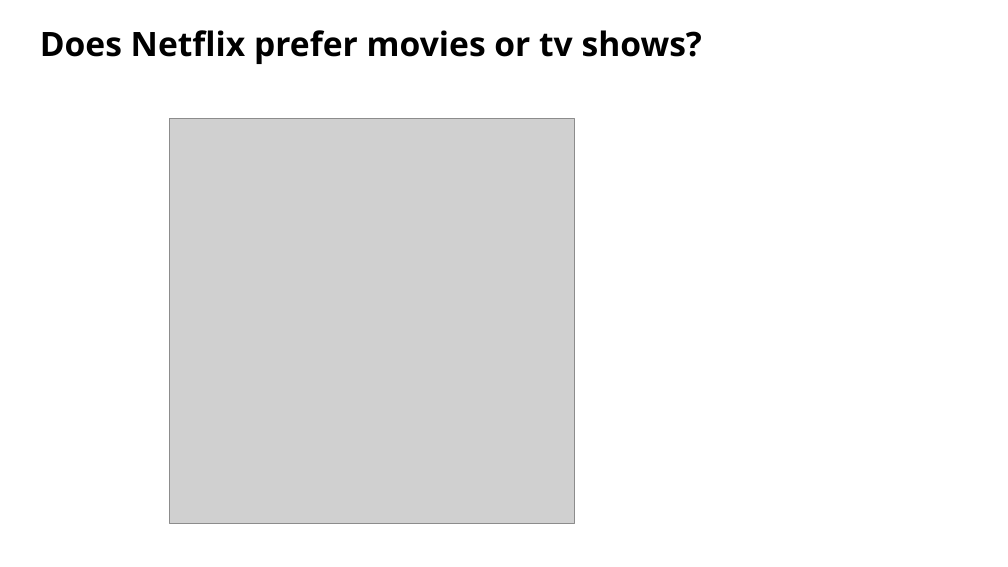
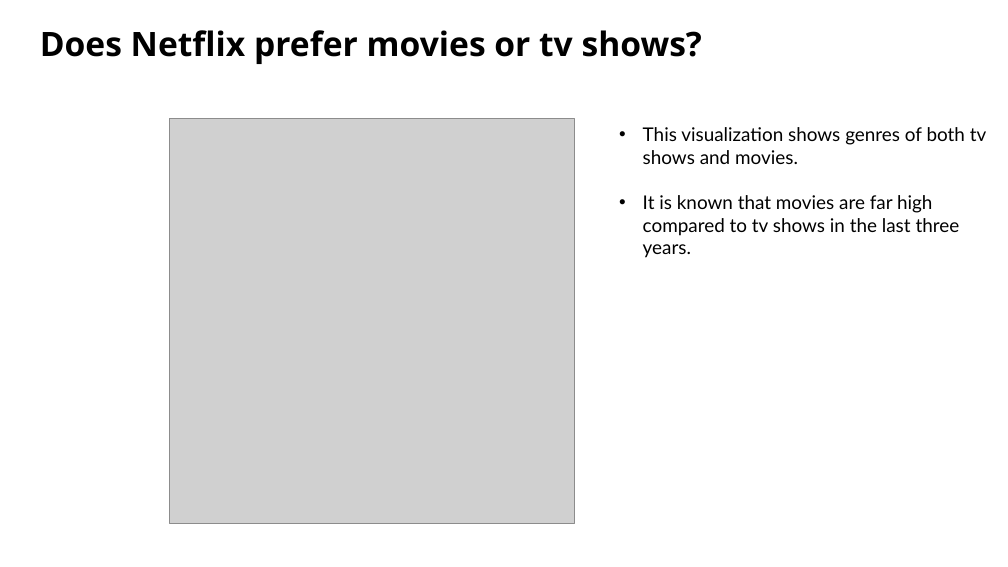
Before and after one commit to Costilrt/The-First-Project, a slide deck: slide 8 of TeamProjectPPT updated.pptx. Drawn at 1008x567 pixels with LibreOffice and Linux fonts; fonts in the diff are those of the drawing; grey boxes stand for pictures; background and template pictures are left out. Boxes give left, top, right and bottom in pixels: in the first picture for what was removed or moved away, otherwise in the second. Text is boxed around its words. In the diff, an @@ line names an element or a change of style, - is before the commit and + after.

```diff
--- a/TeamProjectPPT updated.pptx
+++ b/TeamProjectPPT updated.pptx
@@ text added at [643, 127, 987, 258], 18 pt, text #000000 @@
+• This visualization shows genres of both tv shows and movies.
+• It is known that movies are far high compared to tv shows in the last three years.
```
Also in this commit, not shown: 2 other slides changed, 1 slide added.
